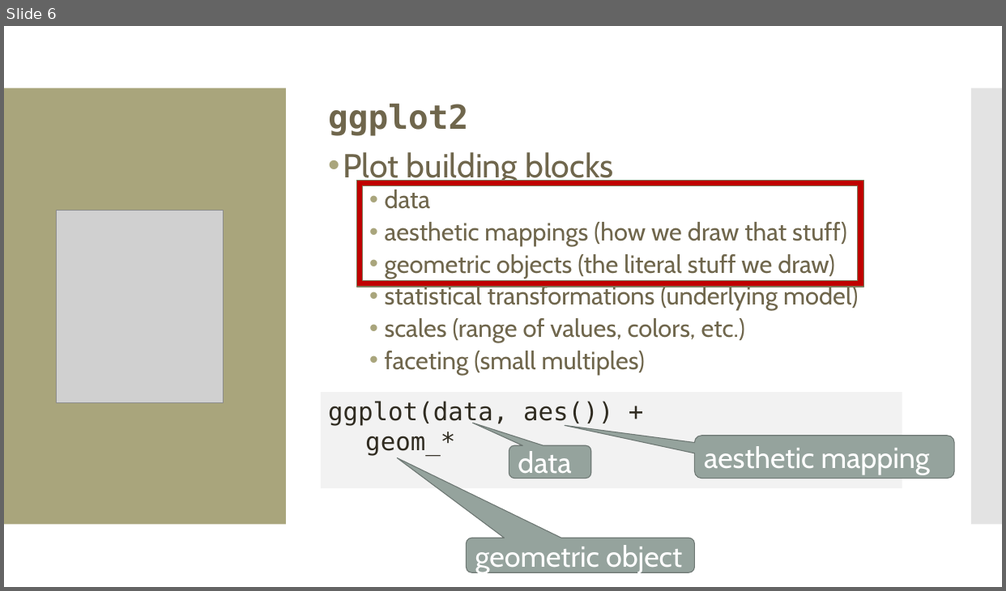
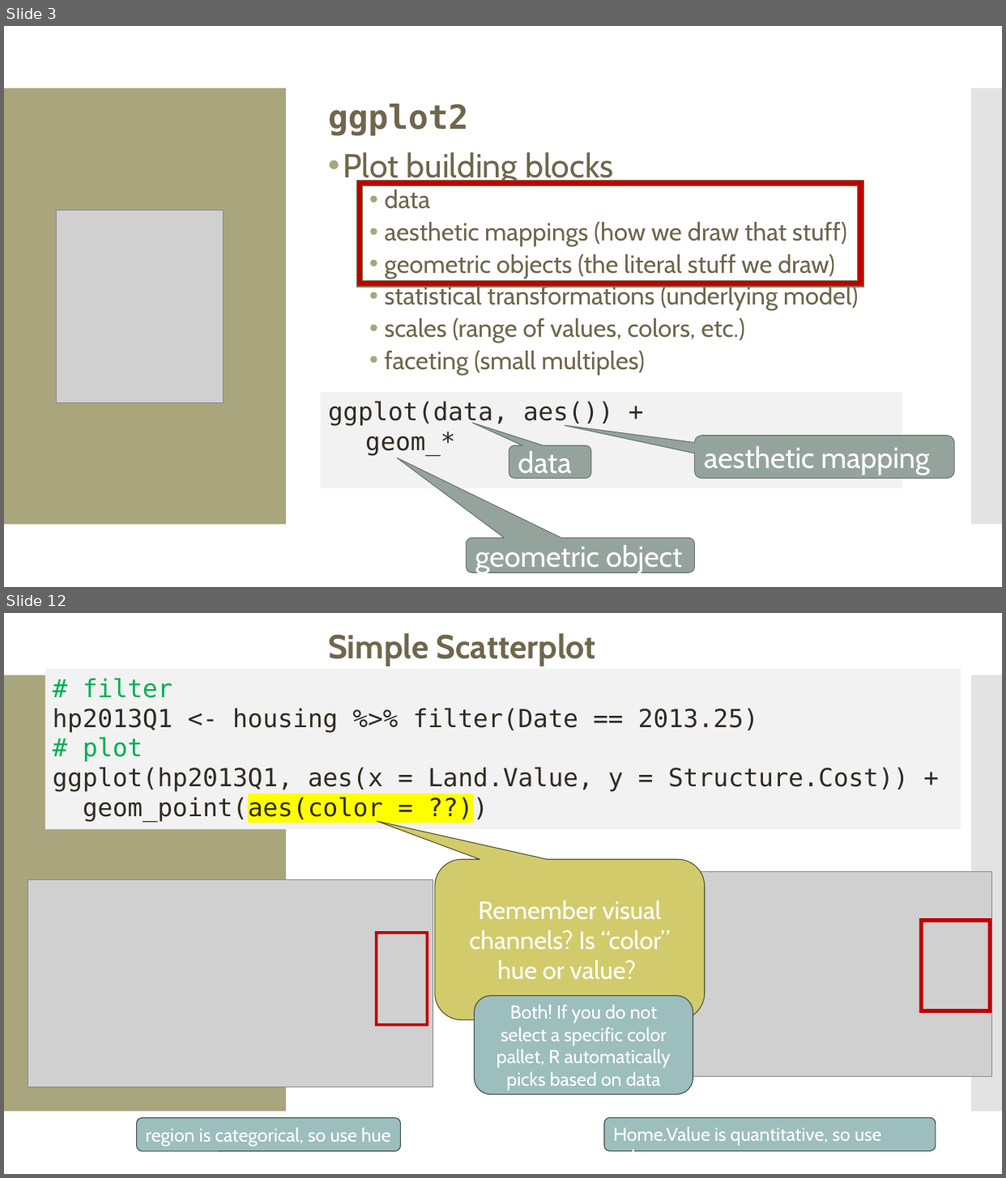
Before and after one commit to amosca01/Intro-DS-F23, a slide deck: slides/07-grammar-of-graphics-color.pptx. Shown one above the other, each under a label of ours: slide 6 before the commit, slides 3 and 12 after it; the slides between them are not shown. The pictures are 1006x591 and 1006x1178 pixels, drawn with LibreOffice and Linux fonts; fonts in the diff are those of the drawing; grey boxes stand for pictures. Boxes give left, top, right and bottom in pixels: in the first picture for what was removed or moved away, otherwise in the second. Text is boxed around its words. In the diff, an @@ line names an element or a change of style, - is before the commit and + after.

```diff
--- a/slides/07-grammar-of-graphics-color.pptx
+++ b/slides/07-grammar-of-graphics-color.pptx
@@ slide 12 added at <box>4,613,1002,1174</box>, background #FFFFFF; not listed: 2 template elements that a slide beside it also shows @@
@@ text added at <box>328,633,596,666</box>, 32 pt, text #6F664C, bold @@
+Simple Scatterplot
@@ rectangle added at <box>45,668,961,829</box>, fill #F2F2F2, 24 pt, text #2F2B20 @@
+# filter
+hp2013Q1 <- housing %>% filter(Date == 2013.25)
+# plot
+ggplot(hp2013Q1, aes(x = Land.Value, y = Structure.Cost)) +
+geom_point(aes(color = ??))
@@ picture added at <box>28,879,433,1087</box> @@
@@ rounded speech box added at <box>435,859,705,1020</box>, fill #D2CB6C, outline #5C592F 0.85 pt, 24 pt, text #FFFFFF @@
+Remember visual channels? Is “color” hue or value?
@@ picture added at <box>586,871,991,1076</box> @@
@@ frame added at <box>919,918,992,1013</box>, fill #C00000 @@
@@ frame added at <box>374,931,428,1026</box>, fill #C00000 @@
@@ rounded rectangle added at <box>474,996,692,1095</box>, fill #9CBEBD, outline #445353 0.85 pt, 18 pt, text #FFFFFF @@
+Both! If you do not select a specific color pallet, R automatically picks based on data
@@ rounded rectangle added at <box>137,1118,401,1152</box>, fill #9CBEBD, outline #445353 0.85 pt, 18 pt, text #FFFFFF @@
+region is categorical, so use hue
@@ rounded rectangle added at <box>604,1118,936,1152</box>, fill #9CBEBD, outline #445353 0.85 pt, 18 pt, text #FFFFFF @@
+Home.Value is quantitative, so use value
@@ what was slide 6 is now slide 3 @@
```
Also in this commit, not shown: 3 slides changed, 19 other slides added, 5 slides removed, 4 other files.
